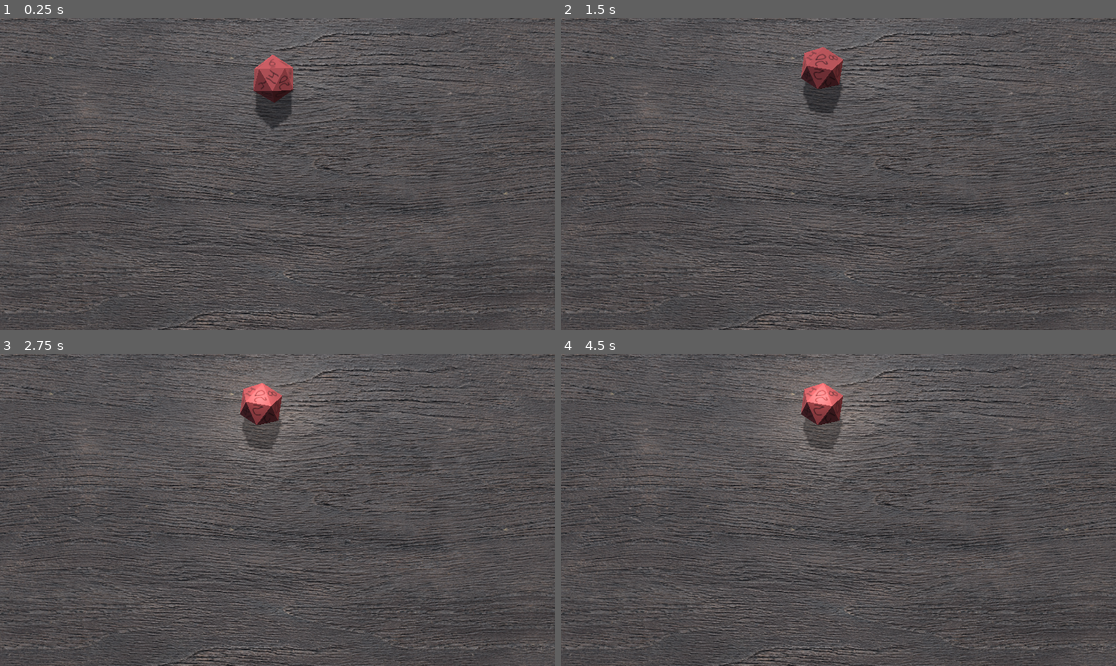
Above: before the commit, frames 1-4 (two rows, left to right).
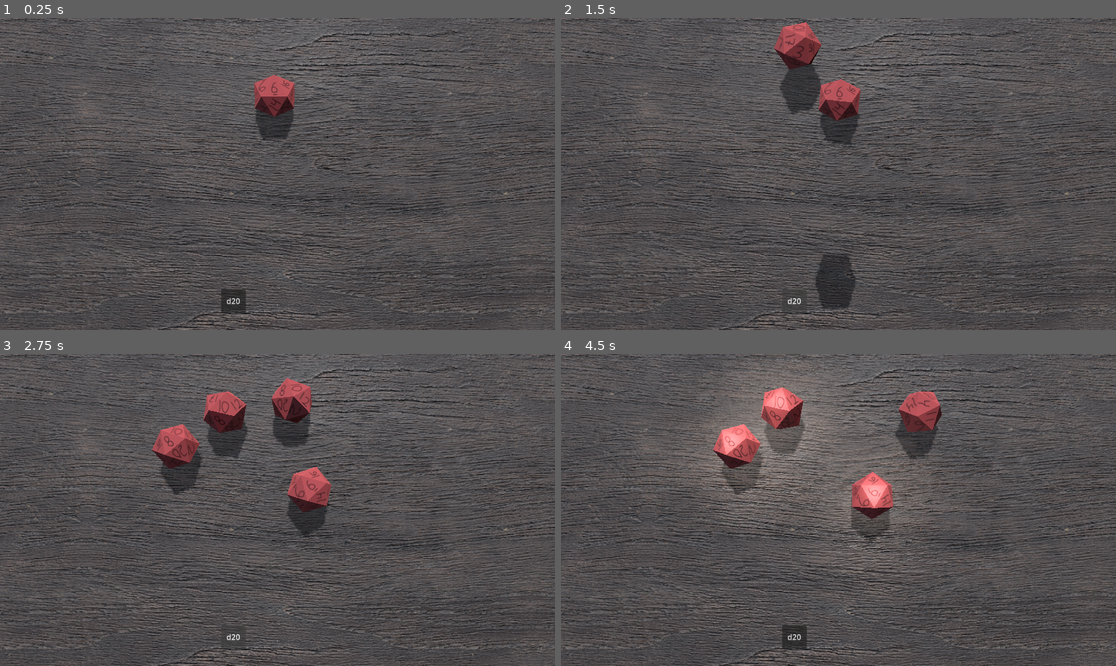
Above: after the commit, the same moments.

Repository: permahorse/diceroller
Game: Godot game, scene res://table.tscn
Same seed, same stepped clock (60 frames per second), same inputs: the game is played once before the commit and once after it.
Inputs (mouse positions are in pixels of both pictures, inside the frame that each line leads up to):
- Up to frame 1 (0.25 s): no input
- Up to frame 2 (1.5 s): click (794, 301) at 0.5 s, where only the run after the commit has a clickable "d20"; click (794, 301) at 1.25 s, where only the run after the commit has a clickable "d20"
- Up to frame 3 (2.75 s): click (233, 637) at 2 s, where only the run after the commit has a clickable "d20"
- Up to frame 4 (4.5 s): move the mouse to (960, 494) at 2.77 s; click (960, 494) at 2.92 s; drag from (727, 525) to (810, 572) at 3.52 s; move the mouse to (894, 441) at 4.27 s; click (894, 441) at 4.42 s

The runs differ from the first frame. In frame 1, 1.6% of the frame differs, in the area x 39-54%, y 11-95%; in frame 2, 4.2%; in frame 3, 5.8%; in frame 4, 8.2%, in the area x 25-69%, y 8-95%.

Commit message:
basic multi die pick

Diff:
--- /dev/null
+++ b/controller.gd
@@ -0,0 +1,23 @@
+extends Node3D
+
+@onready var root = $".."
+@onready var control_root = $"../Control"
+
+@export var d20: PackedScene
+
+func _add_die(index: int):
+	print('adding die %s' % index)
+	if index == 0:
+		var die: Node3D = d20.instantiate()
+		die.get_node('RigidBody3D').position = Vector3(0, 10, 0)
+		root.add_child(die)
+		die.connect('picked', _die_picked)
+		die.connect('released', _die_released)
+
+
+func _die_picked():
+	control_root.visible = false
+
+
+func _die_released():
+	control_root.visible = true
--- a/d20.tscn
+++ b/d20.tscn
@@ -4,7 +4,24 @@
 [ext_resource type="Script" uid="uid://biivunecpt1fm" path="res://dice3d.gd" id="1_poiwr"]
 [ext_resource type="Texture2D" uid="uid://qtek37852ggj" path="res://geo/d20_temp.png" id="2_5wfey"]
 
+[sub_resource type="GDScript" id="GDScript_poiwr"]
+script/source = "extends Node3D
+
+signal picked()
+signal released()
+
+
+
+func _on_rigid_body_3d_picked() -> void:
+	picked.emit()
+
+
+func _on_rigid_body_3d_released() -> void:
+	released.emit()
+"
+
 [sub_resource type="PhysicsMaterial" id="PhysicsMaterial_j21bg"]
+friction = 0.25
 bounce = 0.3
 
 [sub_resource type="StandardMaterial3D" id="StandardMaterial3D_poiwr"]
@@ -32,8 +49,10 @@
 "
 
 [node name="Node3D" type="Node3D" unique_id=869552298]
+script = SubResource("GDScript_poiwr")
 
 [node name="RigidBody3D" type="RigidBody3D" parent="." unique_id=2127152655]
+collision_layer = 3
 input_capture_on_drag = true
 physics_material_override = SubResource("PhysicsMaterial_j21bg")
 script = ExtResource("1_poiwr")
@@ -50,5 +69,7 @@
 light_energy = 1.124
 script = SubResource("GDScript_5wfey")
 
+[connection signal="picked" from="RigidBody3D" to="." method="_on_rigid_body_3d_picked"]
+[connection signal="released" from="RigidBody3D" to="." method="_on_rigid_body_3d_released"]
 [connection signal="rolldone" from="RigidBody3D" to="highlight" method="_on_rolldone"]
 [connection signal="rollreset" from="RigidBody3D" to="highlight" method="_on_rollreset"]
--- a/dice3d.gd
+++ b/dice3d.gd
@@ -1,4 +1,7 @@
 class_name Dice3D extends RigidBody3D
+
+signal picked()
+signal released()
 
 @export var stopthres_lin: float = 0.1
 @export var stopthres_ang: float = 0.1
@@ -12,6 +15,9 @@
 var last_drag_pos: Vector3 = Vector3.ZERO
 var drag_local_pos: Vector3 = Vector3.ZERO
 var rolldone_timer: float = 0.0
+var dragging_dice: Array[Dice3D] = []
+var dragging_dice_rid: Array[RID] = []
+var dragging_dice_pos: Array[Vector3] = []
 
 signal rolldone(dice: Dice3D)
 signal rollreset(dice: Dice3D)
@@ -38,18 +44,56 @@
 	if not dragging:
 		return
 	var hover_pos: Vector3 = last_drag_pos
-	hover_pos.y = 3
+	hover_pos.y = 5
 	apply_force(2*(hover_pos - position)/delta, transform * drag_local_pos - position)
 	linear_velocity *= pow(0.75, 60*delta);
 	angular_velocity *= pow(0.75, 60*delta);
 
 
-func _input_event(camera: Camera3D, event: InputEvent, event_position: Vector3, normal: Vector3, shape_idx: int) -> void:
-	if event is InputEventMouseButton and event.button_index == MOUSE_BUTTON_LEFT:
-		dragging = event.pressed
+func _input_event(camera: Camera3D, event: InputEvent, event_position: Vector3, normal: Vector3, shape_idx: int, main: bool = true, nonmain_sample_pos: Vector3 = Vector3.ZERO) -> void:
+	if event is InputEventMouseButton and event.button_index == MOUSE_BUTTON_LEFT and event.pressed\
+			or not main and not dragging and event is InputEventMouse and event.button_mask & MOUSE_BUTTON_LEFT:
+		dragging = true
 		last_drag_pos = event_position
-		if event.pressed:
+		if main:
 			drag_local_pos = global_transform.inverse() * event_position
+		else:
+			drag_local_pos = global_transform.inverse() * nonmain_sample_pos
+
+		dragging_dice.clear()
+		dragging_dice_rid.clear()
+		dragging_dice_pos.clear()
+		dragging_dice.append(self)
+		dragging_dice_rid.append(get_rid())
+		dragging_dice_pos.append(drag_local_pos)
+
+		if main:
+			picked.emit()
+
+	if main and dragging and event is InputEventMouse:
+		var orig: Vector3 = camera.project_ray_origin(event.position)
+		var dir: Vector3 = camera.project_ray_normal(event.position)
+
+		for i in range(16):
+			var rayinfo: PhysicsRayQueryParameters3D = PhysicsRayQueryParameters3D.create(orig, orig + 100*dir, 2, dragging_dice_rid)
+			var result: Dictionary = get_world_3d().direct_space_state.intersect_ray(rayinfo)
+			if len(result) == 0:
+				break
+			dragging_dice.append(result['collider'])
+			dragging_dice_rid.append(result['rid'])
+			dragging_dice_pos.append(result['position'])
+
+	if main and len(dragging_dice) > 0:
+		for i in range(len(dragging_dice)-1):
+			dragging_dice[i+1]._input_event(camera, event, event_position, normal, 0, false, dragging_dice_pos[i+1])
+
+	# release
+	if event is InputEventMouseButton and event.button_index == MOUSE_BUTTON_LEFT and not event.pressed:
+		dragging = false
+		dragging_dice.clear()
+		dragging_dice_rid.clear()
+		dragging_dice_pos.clear()
+		released.emit()
 
 	if event is InputEventMouseMotion:
 		last_drag_pos = event_position
@@ -57,3 +101,7 @@
 func _notification(what: int) -> void:
 	if what == NOTIFICATION_WM_MOUSE_EXIT and dragging:
 		dragging = false
+		dragging_dice.clear()
+		dragging_dice_rid.clear()
+		dragging_dice_pos.clear()
+		released.emit()
--- a/table.tscn
+++ b/table.tscn
@@ -2,6 +2,7 @@
 
 [ext_resource type="PackedScene" uid="uid://br2xjons1vet" path="res://d20.tscn" id="1_jd0nb"]
 [ext_resource type="Material" uid="uid://bu5lkt54yfi66" path="res://tex/wood062/Wood062_1K-PNG.tres" id="2_v5i0k"]
+[ext_resource type="Script" uid="uid://ceyhfqr8ix08x" path="res://controller.gd" id="3_kl0hw"]
 
 [sub_resource type="PhysicsMaterial" id="PhysicsMaterial_jd0nb"]
 friction = 0.5
@@ -55,7 +56,6 @@
 [node name="Node3D" type="Node3D" unique_id=1471549783]
 
 [node name="dice" parent="." unique_id=869552298 instance=ExtResource("1_jd0nb")]
-transform = Transform3D(1, 0, 0, 0, 1, 0, 0, 0, 1, 0, 1.4963028, 0)
 
 [node name="StaticBody3D" type="StaticBody3D" parent="." unique_id=2019588396 node_paths=PackedStringArray("camera")]
 physics_material_override = SubResource("PhysicsMaterial_jd0nb")
@@ -95,4 +95,30 @@
 shadow_enabled = true
 shadow_opacity = 0.8
 
-[node name="manipilator" type="Node3D" parent="." unique_id=169740469]
+[node name="controller" type="Node3D" parent="." unique_id=169740469]
+script = ExtResource("3_kl0hw")
+d20 = ExtResource("1_jd0nb")
+
+[node name="Control" type="Control" parent="." unique_id=955441391]
+layout_mode = 3
+anchors_preset = 5
+anchor_left = 0.5
+anchor_right = 0.5
+offset_left = -576.0
+offset_right = -536.0
+offset_bottom = 40.0
+grow_horizontal = 2
+
+[node name="Button" type="Button" parent="Control" unique_id=1443495781]
+layout_mode = 1
+anchors_preset = -1
+offset_left = 459.0
+offset_top = 563.0
+offset_right = 510.0
+offset_bottom = 612.0
+text = "d20
+"
+
+[connection signal="picked" from="dice" to="controller" method="_die_picked"]
+[connection signal="released" from="dice" to="controller" method="_die_released"]
+[connection signal="pressed" from="Control/Button" to="controller" method="_add_die" binds= [0]]
Not shown, added: controller.gd.uid
